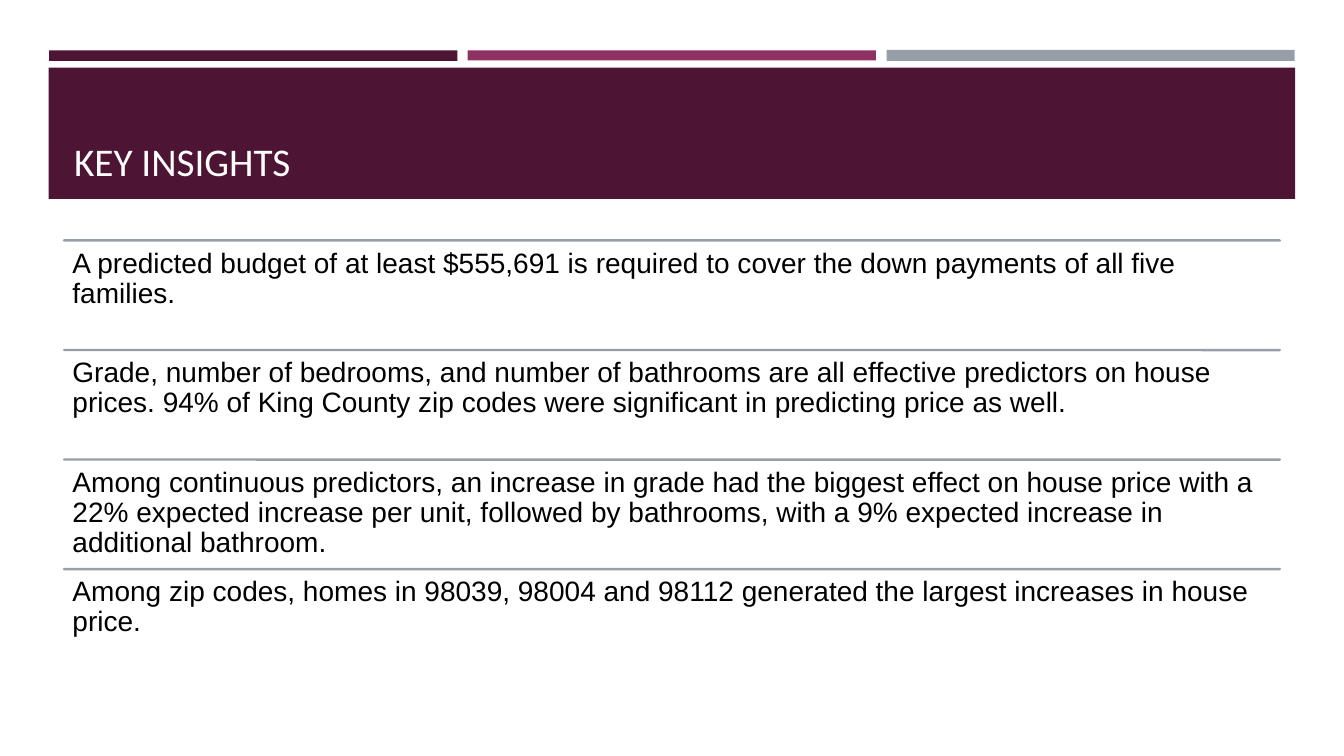
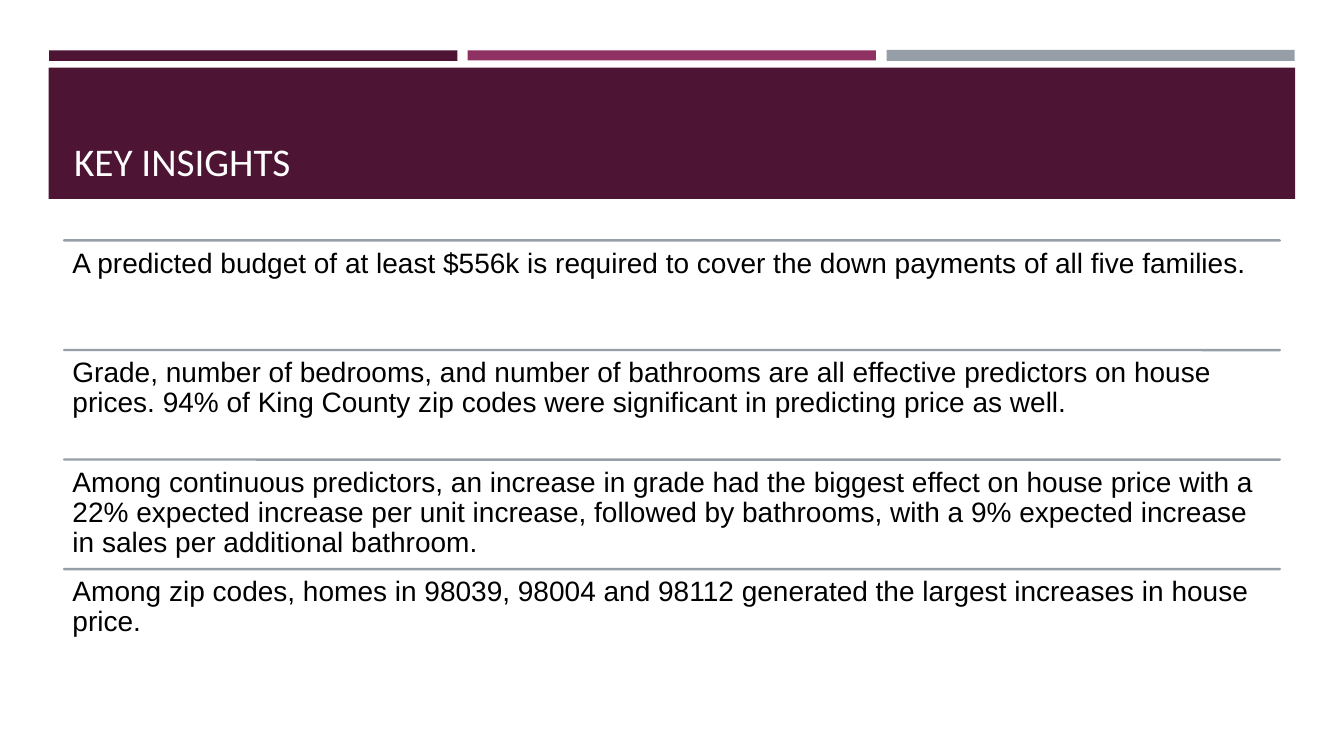
Before and after one commit to sabinabains/dsc-phase-2-project, a slide deck: slide 4 of Phase 2 Project - Sabina Bains - 1.19.22 .pptx. Drawn at 1344x756 pixels with LibreOffice and Linux fonts; fonts in the diff are those of the drawing. Boxes give left, top, right and bottom in pixels: in the first picture for what was removed or moved away, otherwise in the second. Text is boxed around its words. In the diff, an @@ line names an element or a change of style, - is before the commit and + after.

```diff
--- a/Phase 2 Project - Sabina Bains - 1.19.22 .pptx
+++ b/Phase 2 Project - Sabina Bains - 1.19.22 .pptx
@@ text at box(72, 252, 1245, 278): text changed @@
-A predicted budget of at least $555,691 is required to cover the down payments of all five families.
+A predicted budget of at least $556k is required to cover the down payments of all five families.
@@ text at box(72, 471, 1253, 557): text changed @@
-Among continuous predictors, an increase in grade had the biggest effect on house price with a 22% expected increase per unit, followed by bathrooms, with a 9% expected increase in additional bathroom.
+Among continuous predictors, an increase in grade had the biggest effect on house price with a 22% expected increase per unit increase, followed by bathrooms, with a 9% expected increase in sales per additional bathroom.
```
Also in this commit, not shown: 4 other slides changed, 3 slides added, 2 other files.
